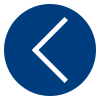
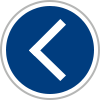
The second (100, 100) image is a revision of the first. Changes to its layers:
removed layer "Form 6" over [32,47,68,83]
removed layer "Form 7" over [32,17,68,53]
added layer "Form 8 Kopie" above "Form 8" over [29,45,66,81]
added layer "Form 8" above "Ellipse 1 Kopie" over [29,19,66,56]
added layer "Ellipse 1 Kopie" above "Ellipse 1" over [0,0,100,100]
painted on "Ellipse 1" over [4,4,96,96]
